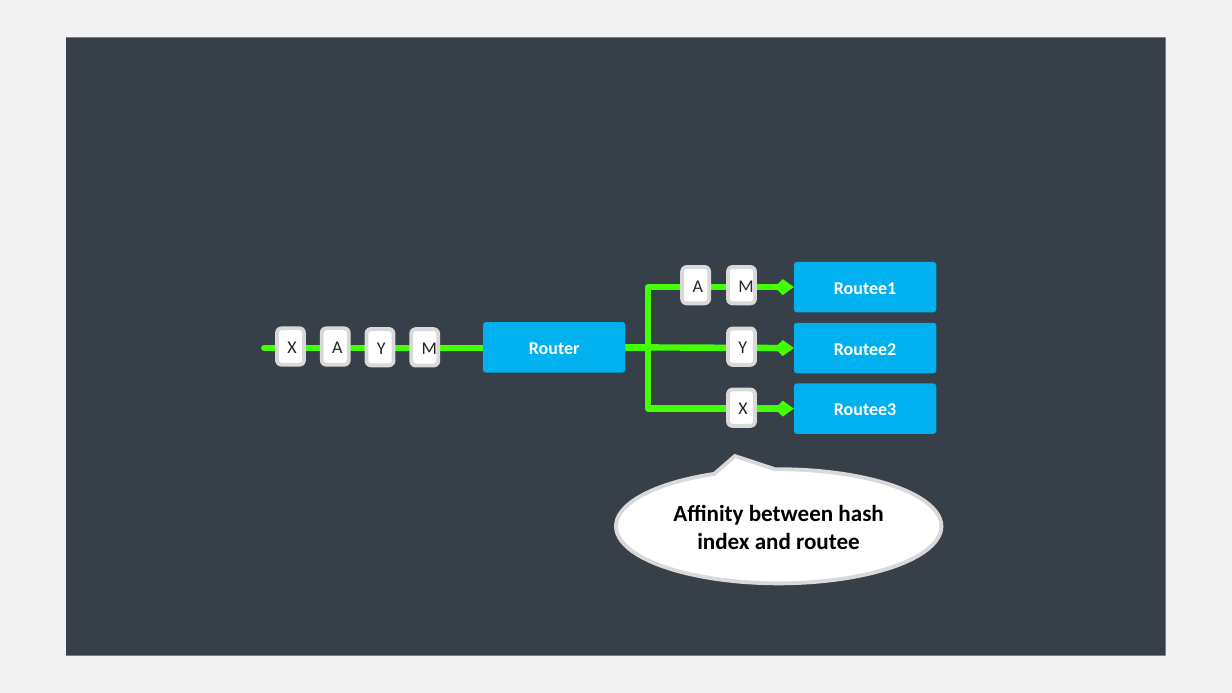
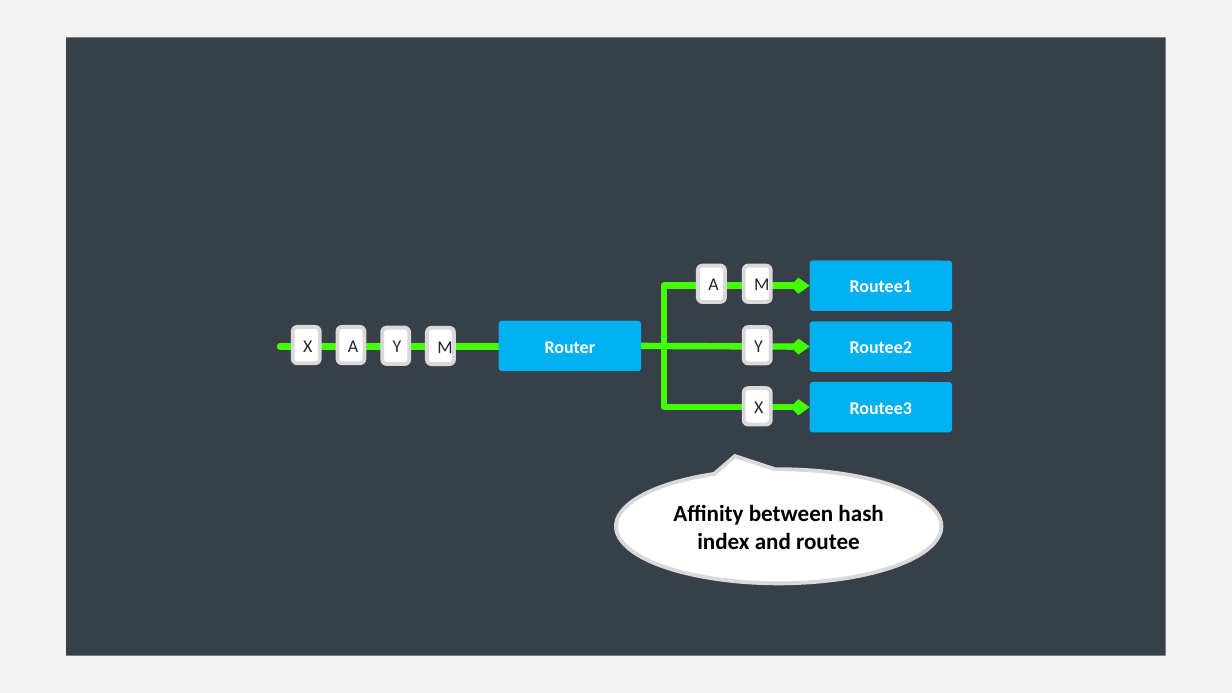
Before and after one commit to asynkron/website, a slide deck: slide 30 of media/logo.pptx (slide 29 before the commit). Drawn at 1232x693 pixels with LibreOffice and Linux fonts; fonts in the diff are those of the drawing. Boxes give left, top, right and bottom in pixels: in the first picture for what was removed or moved away, otherwise in the second. Text is boxed around its words. In the diff, an @@ line names an element or a change of style, - is before the commit and + after.

```diff
--- a/media/logo.pptx
+++ b/media/logo.pptx
@@ 12 rounded rectangles, 2 elbow arrows, 1 line, 1 arrow: place and size @@
-12 rounded rectangles, 2 elbow arrows, 1 line, 1 arrow at [264,262,936,434]
+12 rounded rectangles, 2 elbow arrows, 1 line, 1 arrow at [280,261,952,433]
```
Also in this commit, not shown: 1 slide added, 3 other files.
